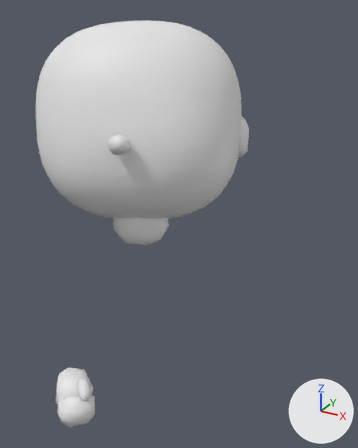
The glTF model models/body_f.glb: old version first, new version second.
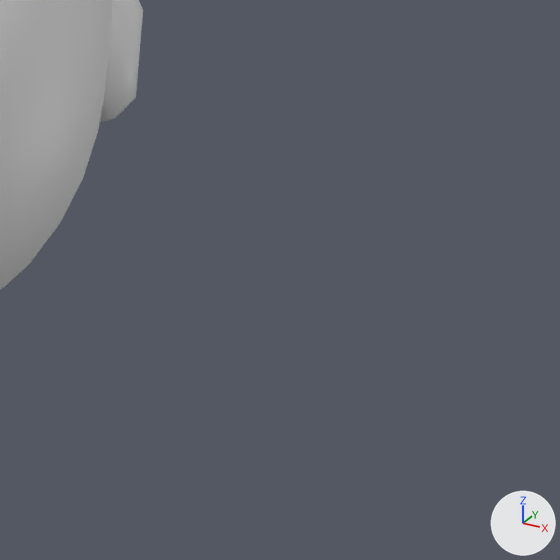
There are two pictures of each version: one whole from a 50 mm camera at (0.623, -0.919, 1.391) aimed at (0.074, 0.08, 0.892), one close up on the part from 59% to 100% of the width and 28% to 61% of the height. Lighting does not change. The marker at lower right points along +X, +Y and +Z. The last two pictures show the newer version. Both versions are drawn at frame 2 of the action 'long.throw'; the numbers are the values there.

Names of what the first close-up shows: 'head.human_skin.22', 'head.human_skin.23'.
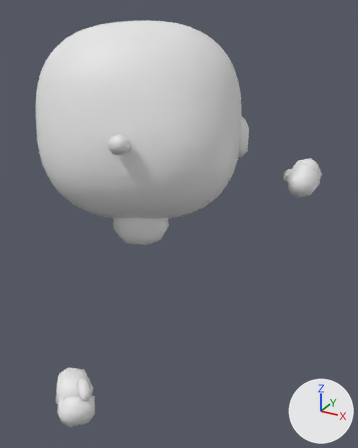
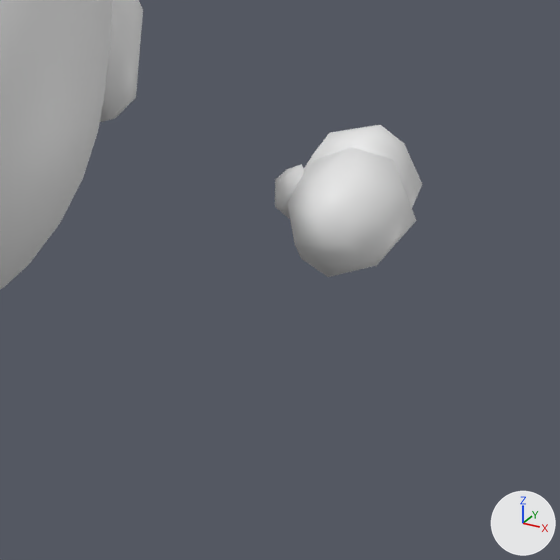
ob_upper_arm_l is not drawn itself; it is the parent of ob_lower_arm_l.

What differs and where, as boxes (x1, y1, x2, y2) in the close-ups (560 x 560 px):
'hand_L.human_skin.16', turned (not visible before)
    after: (288, 147, 416, 277)
'hand_L.human_skin.28', turned (not visible before)
    after: (303, 125, 422, 208)
'hand_L.human_skin.29', turned (not visible before)
    after: (275, 164, 304, 218)

What the commit changed:
Object 'upper_arm_L' (ob_upper_arm_l) turns from (30, 10, 0) to (40, 65, 0) degrees about x, y and z.
